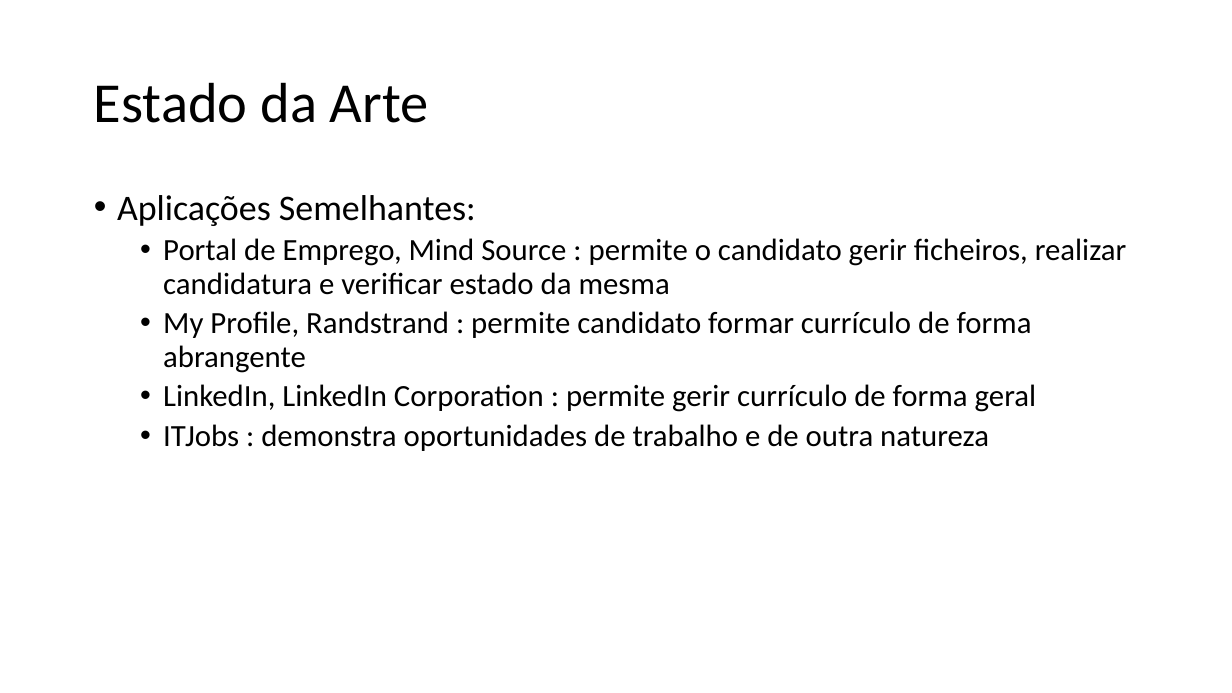
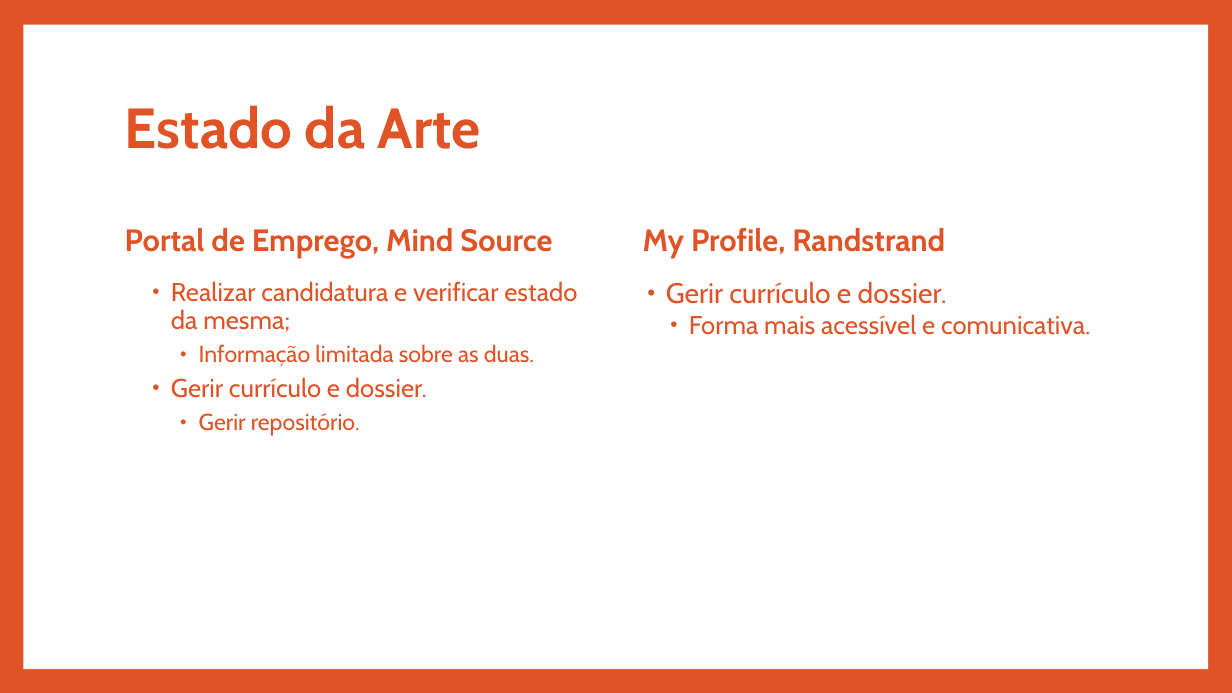
Before and after one commit to A40278/ps_20172018, a slide deck: slide 5 of Appresentação/Appresentacao.pptx. Drawn at 1232x693 pixels with LibreOffice and Linux fonts; fonts in the diff are those of the drawing. Boxes give left, top, right and bottom in pixels: in the first picture for what was removed or moved away, otherwise in the second. Text is boxed around its words. In the diff, an @@ line names an element or a change of style, - is before the commit and + after.

```diff
--- a/Appresentação/Appresentacao.pptx
+++ b/Appresentação/Appresentacao.pptx
@@ background #FFFFFF to #DF5327 @@
@@ rectangle added at bbox=[23, 25, 1208, 669], fill #FFFFFF @@
@@ title "Estado da Arte": place and size @@
-title "Estado da Arte" at bbox=[94, 82, 429, 123]
+title "Estado da Arte" at bbox=[125, 105, 481, 149]
@@ title "Estado da Arte" at bbox=[125, 105, 481, 149]: font Calibri to Cabin, text colour #000000 to #DF5327, bold on @@
@@ text added at bbox=[125, 228, 552, 258], 24 pt, text #DF5327, bold @@
+Portal de Emprego, Mind Source
@@ text added at bbox=[643, 228, 945, 258], 24 pt, text #DF5327, bold @@
+My Profile, Randstrand
@@ text at bbox=[171, 281, 577, 436]: text changed; size 24 to 20 pt; font Calibri to Cabin; text colour #000000 to #DF5327 @@
-• Aplicações Semelhantes:
-  • Portal de Emprego, Mind Source : permite o candidato gerir ficheiros, realizar candidatura e verificar estado da mesma
-  • My Profile, Randstrand : permite candidato formar currículo de forma abrangente
-  • LinkedIn, LinkedIn Corporation : permite gerir currículo de forma geral
-  • ITJobs : demonstra oportunidades de trabalho e de outra natureza
+  • Realizar candidatura e verificar estado da mesma;
+    • Informação limitada sobre as duas.
+  • Gerir currículo e dossier.
+    • Gerir repositório.
@@ text added at bbox=[666, 282, 1090, 335], 20 pt, text #DF5327 @@
+• Gerir currículo e dossier.
+  • Forma mais acessível e comunicativa.
```
Also in this commit, not shown: 15 other slides changed, 4 slides added, 4 slides removed, 3 other files.
